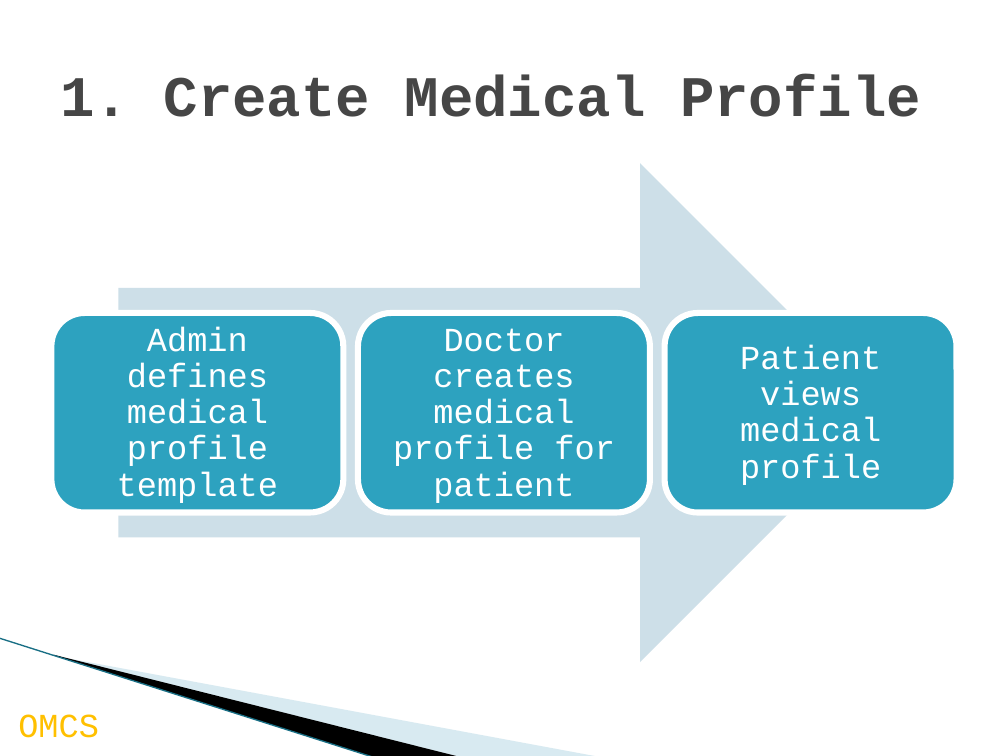
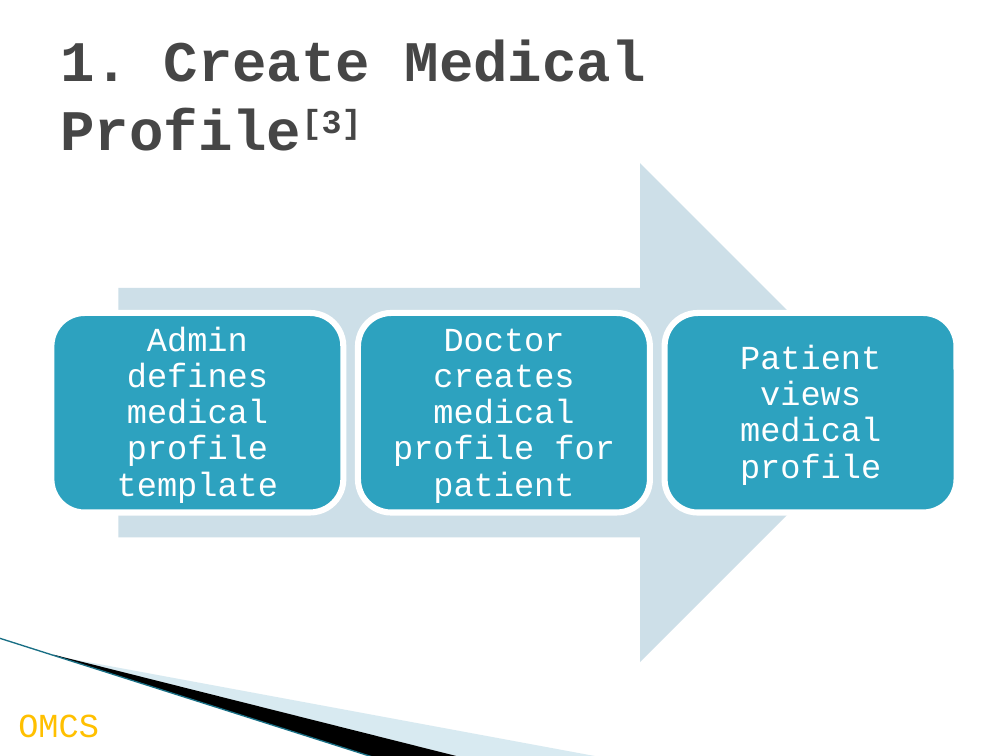
Before and after one commit to palaniellappank/online-medical-consultant-system, a slide deck: slide 18 of Document/OMCS_Slide.pptx. Drawn at 1008x756 pixels with LibreOffice and Linux fonts; fonts in the diff are those of the drawing; background and template pictures are left out. Boxes give left, top, right and bottom in pixels: in the first picture for what was removed or moved away, otherwise in the second. Text is boxed around its words. In the diff, an @@ line names an element or a change of style, - is before the commit and + after.

```diff
--- a/Document/OMCS_Slide.pptx
+++ b/Document/OMCS_Slide.pptx
@@ title at [60,40,646,151]: text changed @@
-1. Create Medical Profile
+1. Create Medical Profile[3]
```
Also in this commit, not shown: 2 other slides changed, 2 other files.
